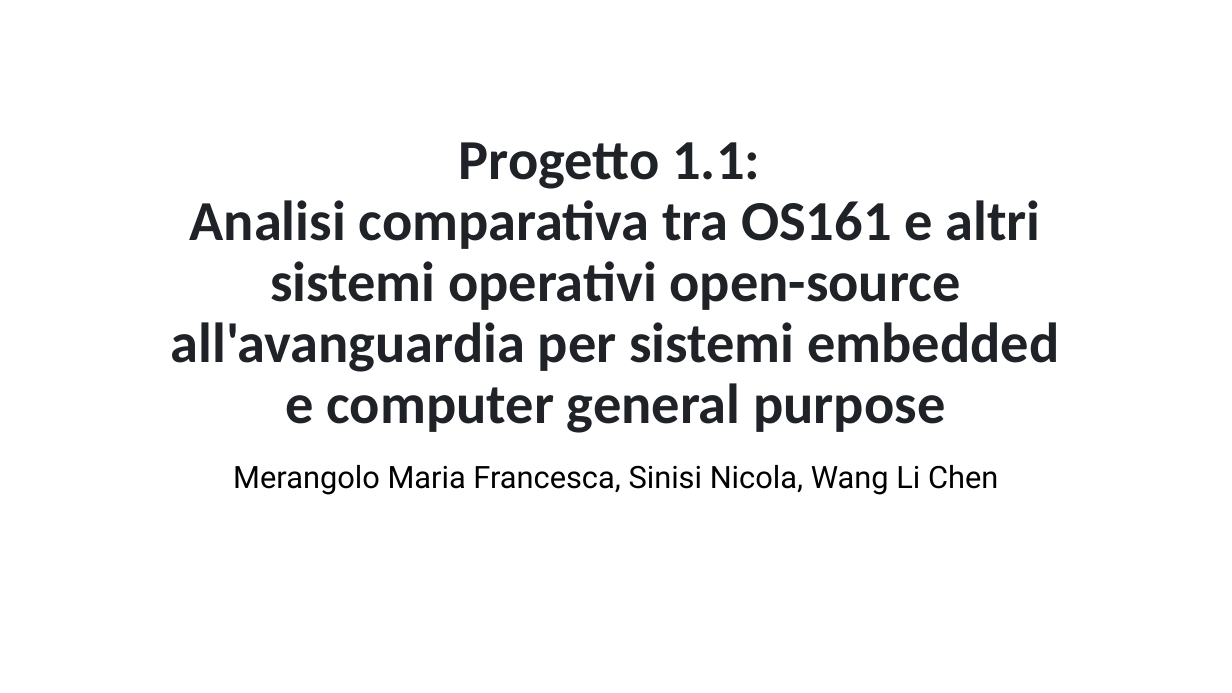
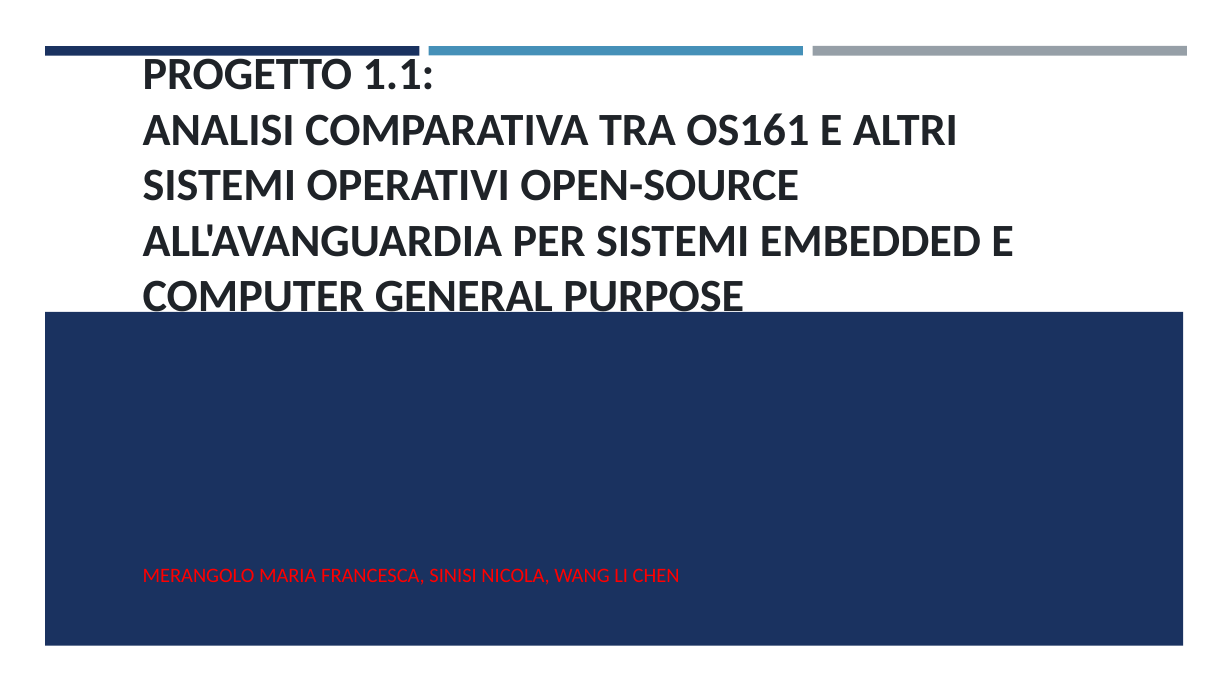
Before and after one commit to fraancyM/PintOS, a slide deck: slide 1 of Progetto_SO.pptx. Drawn at 1232x693 pixels with LibreOffice and Linux fonts; fonts in the diff are those of the drawing. Boxes give left, top, right and bottom in pixels: in the first picture for what was removed or moved away, otherwise in the second. Text is boxed around its words. In the diff, an @@ line names an element or a change of style, - is before the commit and + after.

```diff
--- a/Progetto_SO.pptx
+++ b/Progetto_SO.pptx
@@ rectangle added at box(45, 46, 420, 55), fill #1A3260 @@
@@ title at box(143, 51, 1013, 323): text changed; size 44 to 36 pt @@
-Progetto 1.1:
-Analisi comparativa tra OS161 e altri sistemi operativi open-source all'avanguardia per sistemi embedded e computer general purpose
+PROGETTO 1.1:
+ANALISI COMPARATIVA TRA OS161 E ALTRI SISTEMI OPERATIVI OPEN-SOURCE ALL'AVANGUARDIA PER SISTEMI EMBEDDED E COMPUTER GENERAL PURPOSE
@@ rectangle added at box(429, 46, 803, 55), fill #4590B8 @@
@@ rectangle added at box(812, 46, 1187, 56), fill #969FA7 @@
@@ rectangle added at box(45, 311, 1184, 645), fill #1A3260 @@
@@ subtitle at box(143, 568, 680, 585): text changed; size 24 to 16 pt; font Roboto to Calibri; text colour #000000 to #FF0000 @@
-Merangolo Maria Francesca, Sinisi Nicola, Wang Li Chen
+MERANGOLO MARIA FRANCESCA, SINISI NICOLA, WANG LI CHEN
```
Also in this commit, not shown: 12 other slides changed, 4 slides added, 4 slides removed.
